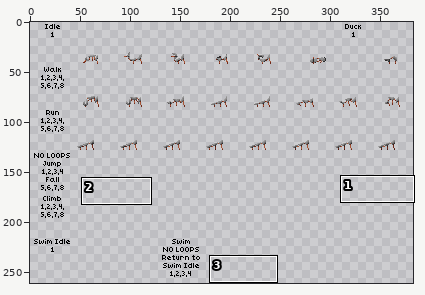
Two states of a sprite sheet, items/armors/ryophi/ryophi-tier1/pants.png. Above: a wide view before the commit, with the close-up outlined.
Close-up. Before the edit:
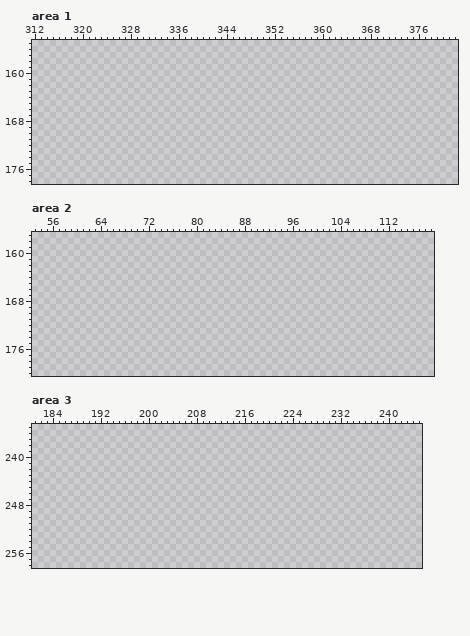
The file is 387x301 pixels. Shown: area 1: x 312..382, y 155..178; area 2: x 53..119, y 157..180; area 3: x 181..245, y 235..258. The wide view leaves out empty margins. The commit also changed other parts of the picture, which this record leaves out.
Palette (. is transparent): 
New version:
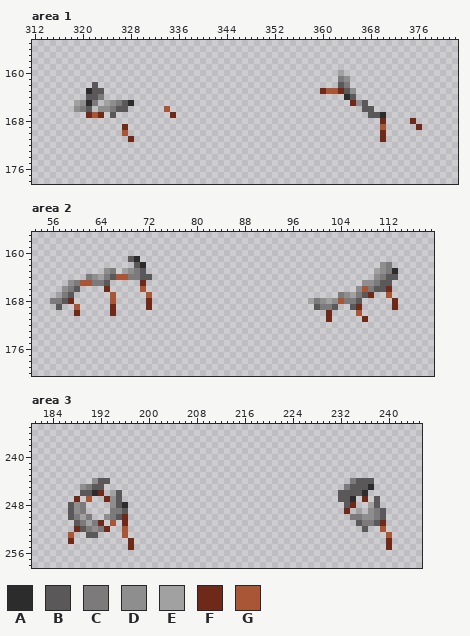
Colours new in this view: A #2c2c2c  B #5a5859  C #7c7a7a  D #8f8e8e  E #a1a1a1  F #6f2919  G #a85636
Diff:
Changed rows in their new state; - is an unchanged pixel.
Area 1:
first column x 319:
160 --------------------------------------------E-------------
161 --------------------------------------------CD------------
162 ---B----------------------------------------BC------------
163 --ABB------------------------------------FGGFBD-----------
164 --BBC----------------------------------------AB-----------
165 EDAC-EDCBA------------------------------------FDB---------
166 DCB-DDCBB------G--------------------------------BB--------
167 --FGF-B---------F--------------------------------BBA------
168 ---------------------------------------------------F----F-
169 --------F------------------------------------------G-----F
170 --------G------------------------------------------F------
171 ---------F-----------------------------------------F------
Area 2:
first column x 56:
161 -------------BA-------------------------------------------
162 --------------BA---------------------------------------DC-
163 ---------DC-EDCB--------------------------------------EDCA
164 ------CDECBGGCCBB-------------------------------------DCBB
165 ---DCGGCCB-----F------------------------------------DDCBB-
166 --DCB----F-----G-----------------------------------DGCBBF-
167 -ECB------G-----G-------------------------------CDECBF--G-
168 CCBF------G-----F--------------------------ECDEDGCCB-----F
169 -B--G-----F-----F---------------------------BCCB--BF-----F
170 ----F-----F-----------------------------------F----G------
171 ----------------------------------------------F-----F-----
Area 3:
first column x 187:
244 ----DBB----------------------------------------CBBB---
245 --DCBB----------------------------------------CBBBA---
246 --BBAF-EB------------------------------------BBBBA----
247 -F-G--FDB------------------------------------BBA-F-B--
248 BDC----DBA------------------------------------BF--EB--
249 BDC----CCB------------------------------------F-E-DCB-
250 BCEC--DCBF-------------------------------------CCDDCB-
251 -BCECF-G-F--------------------------------------BCCBF-
252 -FBCDCF--G---------------------------------------B--G-
253 G--BB----G-------------------------------------------G
254 F---------F------------------------------------------F
255 ----------F------------------------------------------F
Pixel boxes of the changes (left, top, right, bottom) in both close-ups:
added: (320, 70, 386, 142)
added: (74, 82, 134, 142)
added: (164, 106, 176, 118)
added: (410, 118, 422, 130)
added: (50, 256, 152, 316)
added: (308, 262, 398, 322)
added: (68, 478, 134, 550)
added: (338, 478, 392, 550)
